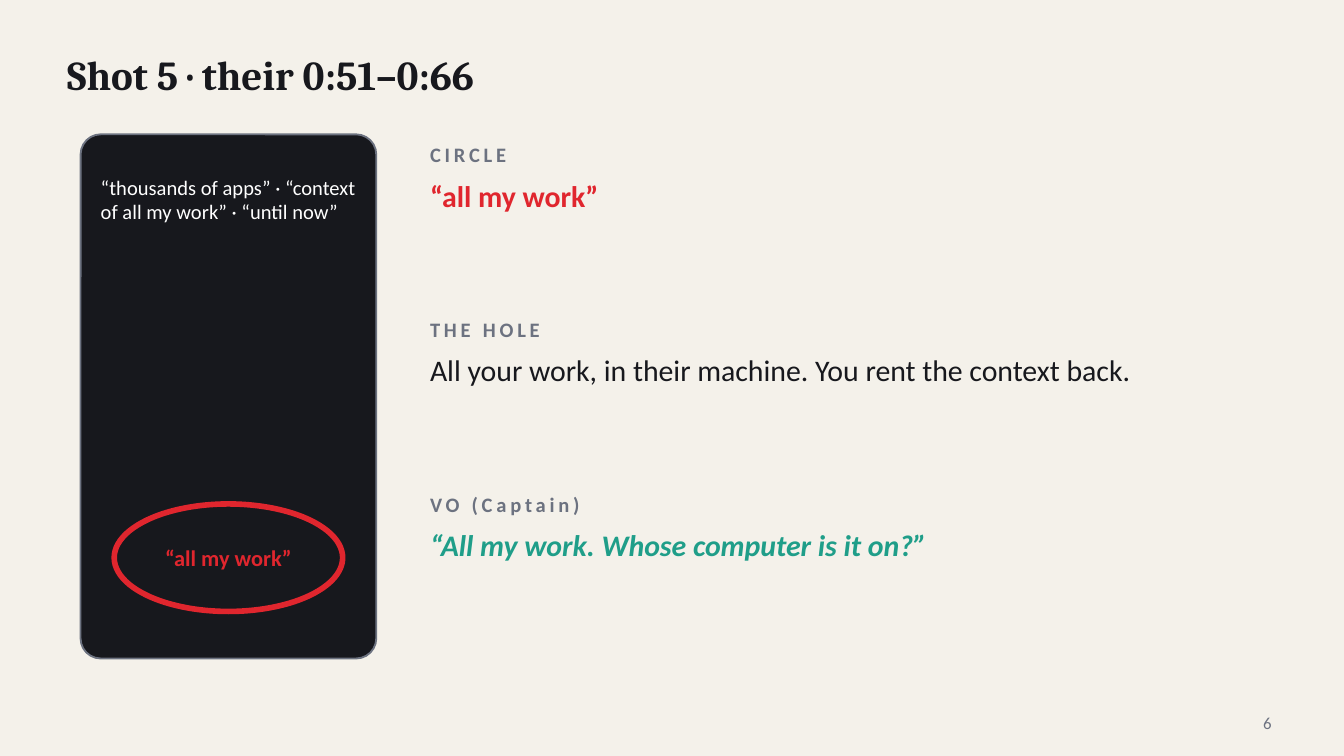
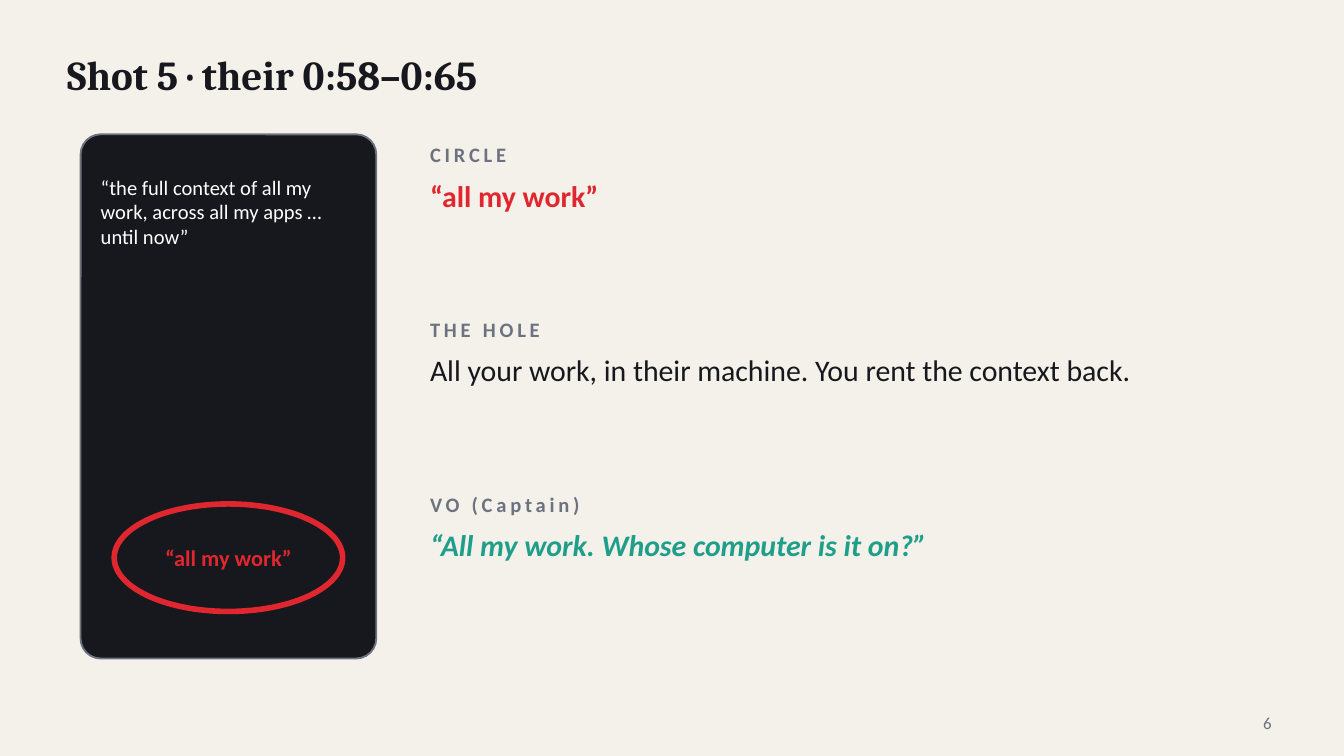
Before and after one commit to asaaab/asaaab.com, a slide deck: slide 6 of whimzmaxx/decks/The-Diary.pptx. Drawn at 1344x756 pixels with LibreOffice and Linux fonts; fonts in the diff are those of the drawing. Boxes give left, top, right and bottom in pixels: in the first picture for what was removed or moved away, otherwise in the second. Text is boxed around its words. In the diff, an @@ line names an element or a change of style, - is before the commit and + after.

```diff
--- a/whimzmaxx/decks/The-Diary.pptx
+++ b/whimzmaxx/decks/The-Diary.pptx
@@ text at (67, 61, 478, 91): text changed @@
-Shot 5 · their 0:51–0:66
+Shot 5 · their 0:58–0:65
@@ text at (101, 180, 311, 244): text changed @@
-“thousands of apps” · “context of all my work” · “until now”
+“the full context of all my work, across all my apps … until now”
```
Also in this commit, not shown: 8 other slides changed, 2 other files.
